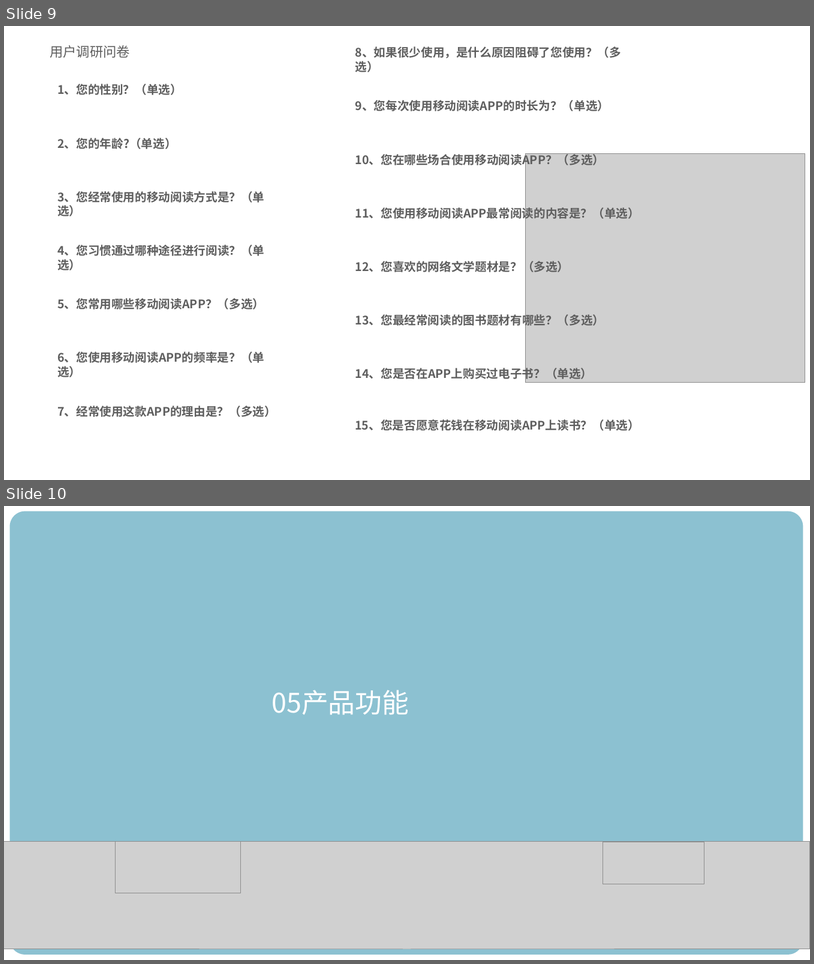
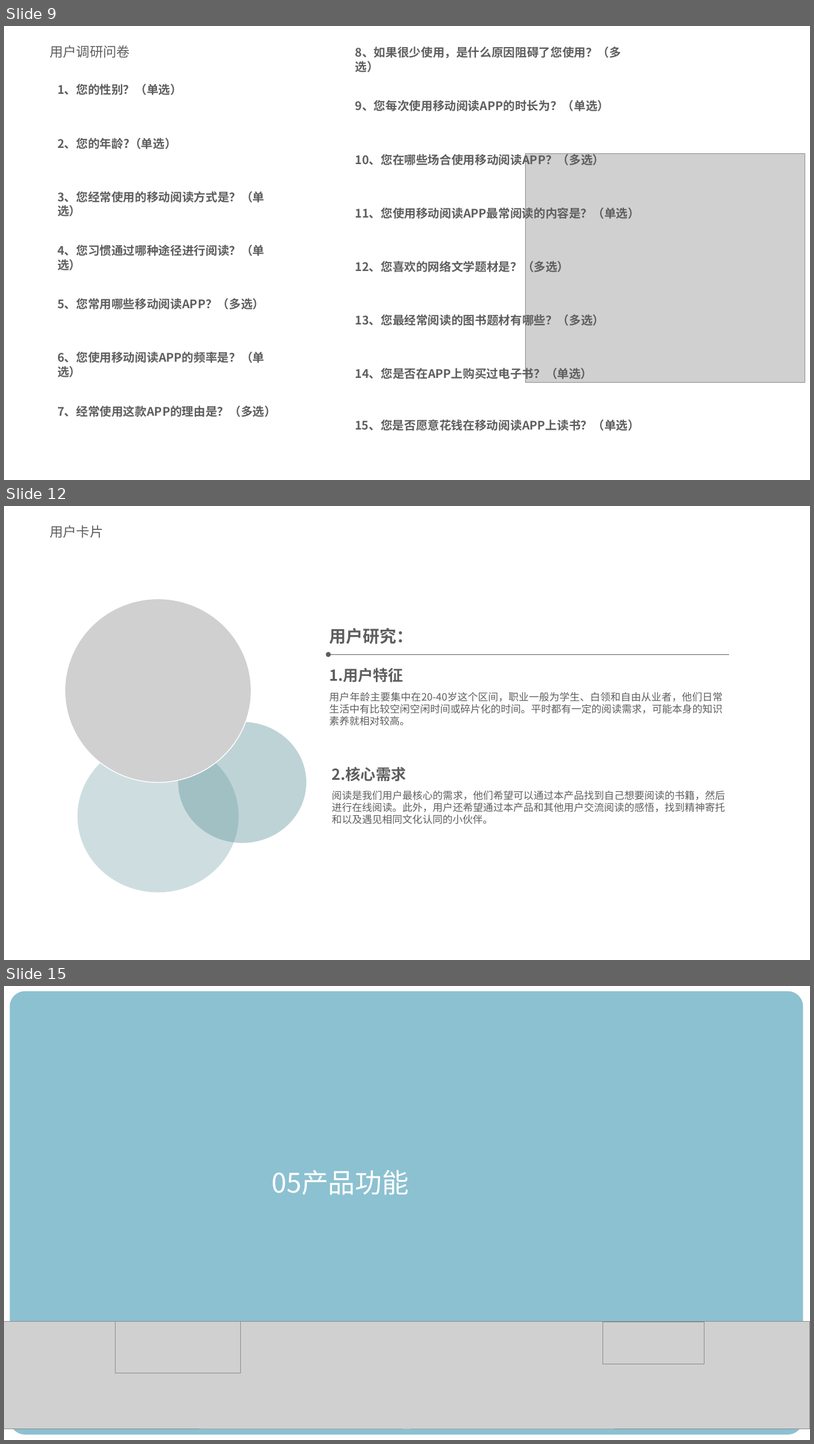
Before and after one commit to OldPigpig/RJwork, a slide deck: 随心阅PPT.pptx. Shown one above the other, each under a label of ours: slides 9 and 10 before the commit, slides 9, 12 and 15 after it; the slides between them are not shown. The pictures are 814x964 and 814x1444 pixels, drawn with LibreOffice and Linux fonts; fonts in the diff are those of the drawing; grey boxes stand for pictures; background and template pictures are left out. Boxes give left, top, right and bottom in pixels: in the first picture for what was removed or moved away, otherwise in the second. Text is boxed around its words. In the diff, an @@ line names an element or a change of style, - is before the commit and + after.

```diff
--- a/随心阅PPT.pptx
+++ b/随心阅PPT.pptx
@@ slide 12 added at box(4, 506, 810, 960), background picture (left out) @@
@@ text added at box(50, 525, 103, 538), 16 pt, text #5E5E5E @@
+用户卡片
@@ picture added at box(65, 598, 251, 782) @@
@@ text added at box(329, 628, 413, 644), 20 pt, text #5E5E5E, bold @@
+用户研究：
@@ arrow added from (730, 654) to (329, 654), #5E5E5E 1 pt @@
@@ text added at box(329, 667, 404, 682), 18 pt, text #5E5E5E, bold @@
+1.用户特征
@@ text added at box(329, 692, 723, 726), 12 pt, text #5E5E5E @@
+用户年龄主要集中在20-40岁这个区间，职业一般为学生、白领和自由从业者，他们日常生活中有比较空闲空闲时间或碎片化的时间。平时都有一定的阅读需求，可能本身的知识素养就相对较高。
@@ ellipse added at box(178, 722, 306, 843), fill #5D939A at 40% opacity @@
@@ ellipse added at box(77, 740, 239, 892), fill #5D939A at 30% opacity @@
@@ text added at box(332, 766, 407, 781), 18 pt, text #5E5E5E, bold @@
+2.核心需求
@@ text added at box(332, 790, 726, 824), 12 pt, text #5E5E5E @@
+阅读是我们用户最核心的需求，他们希望可以通过本产品找到自己想要阅读的书籍，然后进行在线阅读。此外，用户还希望通过本产品和其他用户交流阅读的感悟，找到精神寄托和以及遇见相同文化认同的小伙伴。
@@ what was slide 10 is now slide 15 @@
```
Also in this commit, not shown: 7 other slides added, 4 other files.
